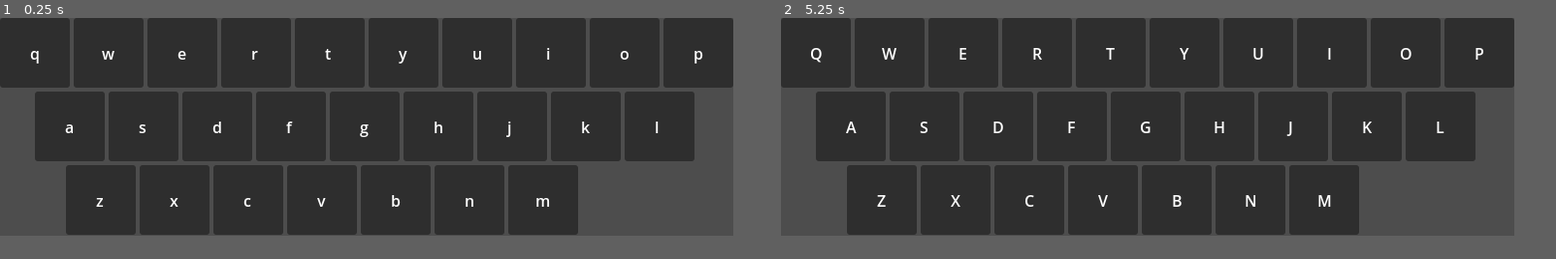
Above: before the commit, frames 1-2 (left to right).
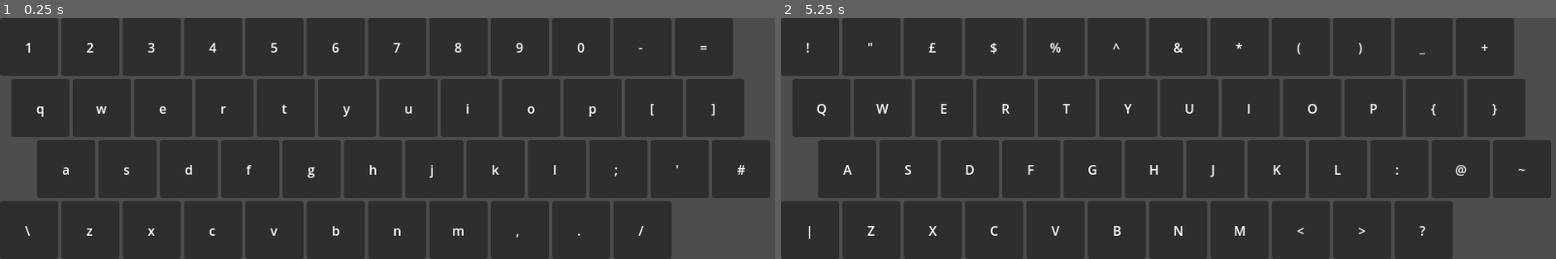
Above: after the commit, the same moments.

Repository: kieranknowles1/nixcfg
Game: Godot game, scene res://main.tscn
The game is run twice, just before and just after one commit, with the same random seed, the same clock (stepped at 60 frames per second) and the same inputs.
Inputs:
- Up to frame 1 (0.25 s): no input
- Up to frame 2 (5.25 s): tap Enter at 0.5, 2, 3.5 s; hold Shift 0.53-1.28 s; tap Space at 1.25, 2.75, 4.25 s; tap Alt at 1.35 s; hold Ctrl 2.03-2.78 s; tap Shift at 2.85 s; hold Alt 3.53-4.28 s; tap Ctrl at 4.35 s; hold Shift from 5.03 s (still down)
In our replay, the window is 756x225 before the commit and 799x249 after it. These sizes can differ from the game's own. Grey fills any space a smaller window leaves; there, only what the larger window draws over its background counts as a difference.

The runs differ from the first frame. In frame 1, 26% of the frame differs, in the area x 0-100%, y 0-100%; in frame 2, 26%.

Commit message:
display whole keyboard

Diff:
--- a/project.godot
+++ b/project.godot
@@ -17,8 +17,8 @@
 
 [display]
 
-window/size/viewport_width=756
-window/size/viewport_height=225
+window/size/viewport_width=960
+window/size/viewport_height=300
 window/size/resizable=false
 window/size/borderless=true
 
--- a/scripts/keyboard.gd
+++ b/scripts/keyboard.gd
@@ -2,9 +2,13 @@
 
 const KEY = preload("res://prefabs/key.tscn")
 
+const LOWER: Array[String] = ["1234567890-=", "qwertyuiop[]", "asdfghjkl;'#", "\\zxcvbnm,./"]
+const UPPER: Array[String] = ['!"£$%^&*()_+', "QWERTYUIOP{}", "ASDFGHJKL:@~", "|ZXCVBNM<>?"]
+
 # TODO: Rest of the keyboard
-const LAYOUT = "qwertyuiop|asdfghjkl|zxcvbnm"
-const PAD_PER_ROW = 32
+#const LOWER = "qwertyuiop[] asdfghjkl;'# \\zxcvbnm<>/"
+#const UPPER = "QWERTYUIOP{} ASDFGHJKL:@~ qwertyuiop[]|asdfghjkl;'#|\\zxcvbnm<>/"
+const PADDING = [0, 10, 42, 0]
 
 var keys: Array[Key] = []
 
@@ -19,24 +23,40 @@
 	return row
 
 func _ready():
-	var padding = 0
-	var row = new_row(padding)
-	for key in LAYOUT.split(""):
-		if key == '|':
-			padding += PAD_PER_ROW
-			row = new_row(padding)
-			continue
+	for i in range(0, LOWER.size()):
+		var lower = LOWER[i]
+		var upper = UPPER[i]
 
-		var code = OS.find_keycode_from_string(key)
-		var instance: Key = KEY.instantiate()
-
-		instance.data = Key.KeyData.new()
-		instance.data.code = code
-		instance.data.lower = key
-		instance.data.upper = key.to_upper()
-		row.add_child(instance)
-
-		keys.append(instance)
+		var row = new_row(PADDING[i])
+		for key in range(0, lower.length()):
+			#var code = OS.find_keycode_from_string(key)
+			var instance: Key = KEY.instantiate()
+			instance.data = Key.KeyData.new()
+			instance.data.lower = lower.substr(key, 1)
+			instance.data.upper = upper.substr(key, 1)
+			instance.data.code = OS.find_keycode_from_string(instance.data.lower)
+			row.add_child(instance)
+	#
+			keys.append(instance)
+	#var index = 0
+	#var row = new_row(PADDING[0])
+	#index += 1
+	#for key in LAYOUT.split(""):
+		#if key == '|':
+			#row = new_row(PADDING[index])
+			#index += 1
+			#continue
+#
+		#var code = OS.find_keycode_from_string(key)
+		#var instance: Key = KEY.instantiate()
+#
+		#instance.data = Key.KeyData.new()
+		#instance.data.code = code
+		#instance.data.lower = key
+		#instance.data.upper = key.to_upper()
+		#row.add_child(instance)
+#
+		#keys.append(instance)
 
 func _input(_event: InputEvent) -> void:
 	var mod = Data.get_modifiers()
